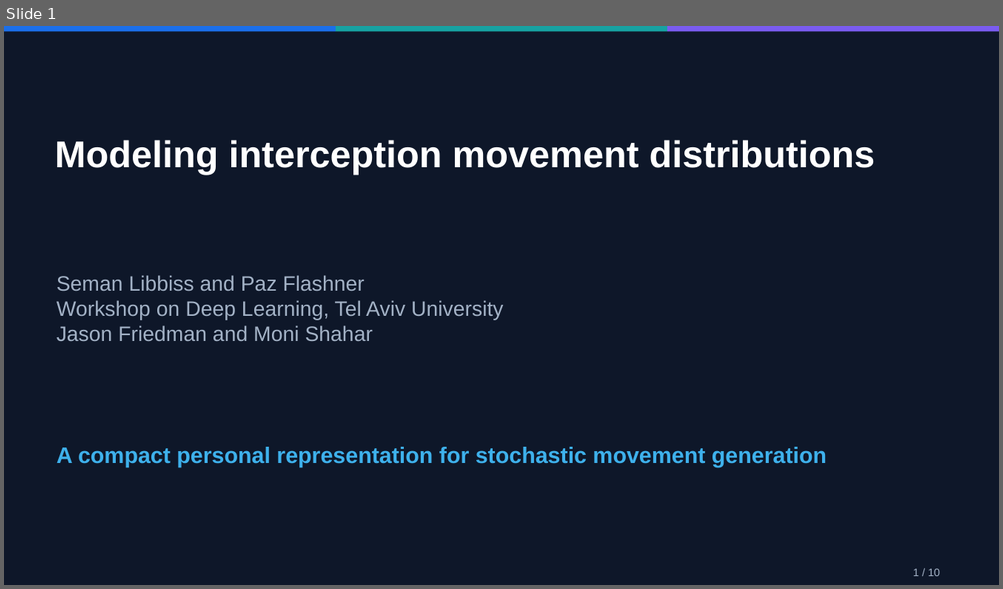
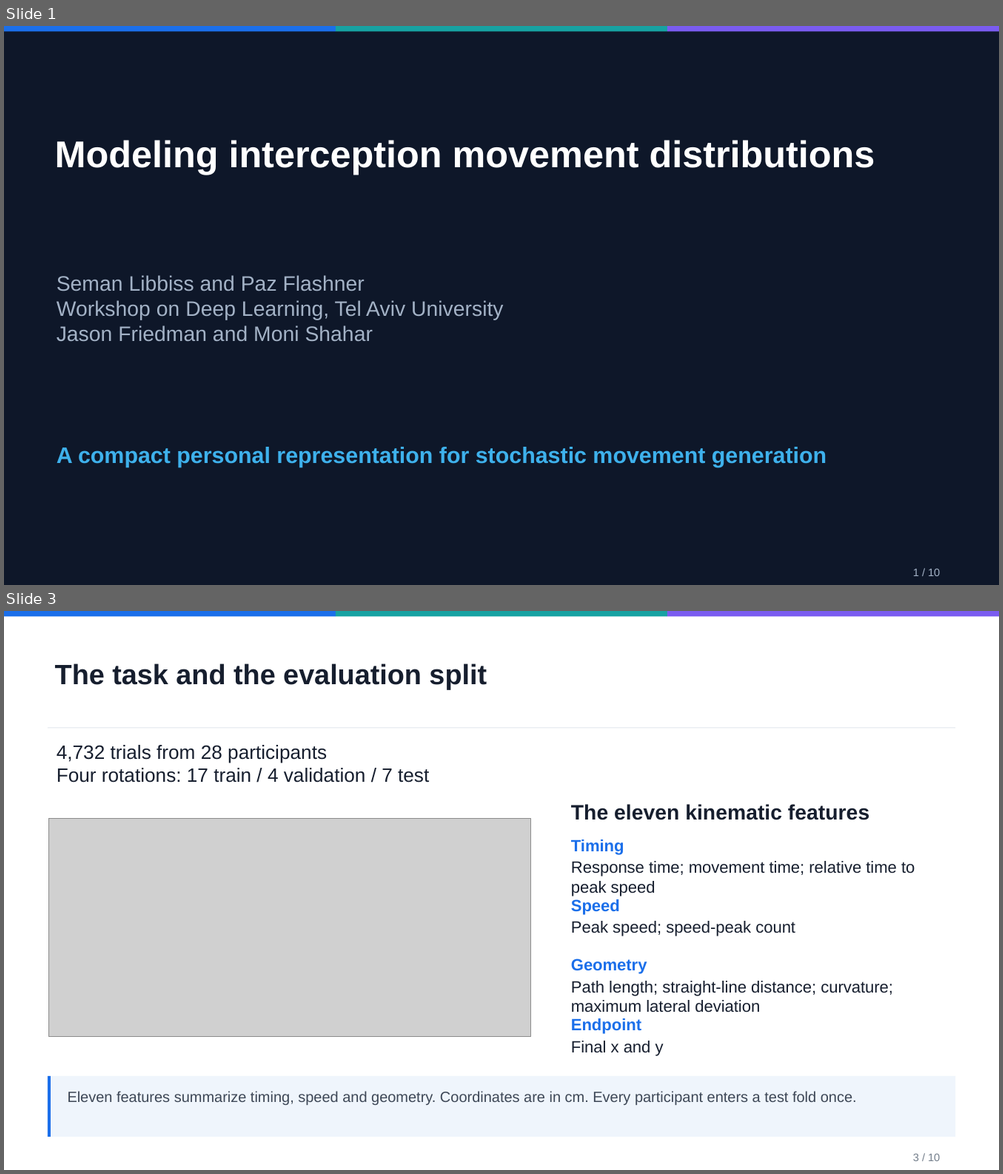
Before and after one commit to pazflashner/interception-movements-dl, a slide deck: production/Interception_Movements_Course_Presentation.pptx. Shown one above the other, each under a label of ours: slide 1 before the commit, slides 1 and 3 after it; the slides between them are not shown. The pictures are 1003x589 and 1003x1174 pixels, drawn with LibreOffice and Linux fonts; fonts in the diff are those of the drawing; grey boxes stand for pictures. Boxes give left, top, right and bottom in pixels: in the first picture for what was removed or moved away, otherwise in the second. Text is boxed around its words. In the diff, an @@ line names an element or a change of style, - is before the commit and + after.

```diff
--- a/production/Interception_Movements_Course_Presentation.pptx
+++ b/production/Interception_Movements_Course_Presentation.pptx
@@ slide 3 added at (4,611,999,1170), background #FFFFFF @@
@@ rectangle added at (4,611,336,616), fill #1B6FEA @@
@@ rectangle added at (336,611,666,616), fill #17A2A2 @@
@@ rectangle added at (667,611,999,616), fill #7A5CF0 @@
@@ text added at (55,664,486,689), 27 pt, text #161E2E, bold @@
+The task and the evaluation split
@@ rectangle added at (47,727,956,728), fill #E1E6EC @@
@@ text added at (57,745,429,783), 18.8 pt, text #161E2E @@
+4,732 trials from 28 participants
+Four rotations: 17 train / 4 validation / 7 test
@@ text added at (571,804,869,820), 20.2 pt, text #161E2E, bold @@
+The eleven kinematic features
@@ picture added at (48,818,531,1037) @@
@@ text added at (571,840,624,855), 15.8 pt, text #1B6FEA, bold @@
+Timing
@@ text added at (571,861,914,915), 15.8 pt, text #161E2E @@
+Response time; movement time; relative time to peak speed
@@ text added at (611,881,655,897), 15.8 pt, text #1B6FEA, bold @@
+Speed
@@ text added at (571,921,795,937), 15.8 pt, text #161E2E @@
+Peak speed; speed-peak count
@@ text added at (571,959,647,974), 15.8 pt, text #1B6FEA, bold @@
+Geometry
@@ text added at (571,981,893,1013), 15.8 pt, text #161E2E @@
+Path length; straight-line distance; curvature; maximum lateral deviation
@@ text added at (571,1019,641,1034), 15.8 pt, text #1B6FEA, bold @@
+Endpoint
@@ text added at (571,1041,663,1056), 15.8 pt, text #161E2E @@
+Final x and y
@@ rectangle added at (47,1076,956,1137), fill #EFF5FC @@
@@ rectangle added at (47,1076,51,1137), fill #1B6FEA @@
@@ text added at (68,1091,856,1105), 14.2 pt, text #3D4756 @@
+Eleven features summarize timing, speed and geometry. Coordinates are in cm. Every participant enters a test fold once.
@@ text added at (913,1154,939,1162), 10.5 pt, text #737E8B @@
+3 / 10
```
Also in this commit, not shown: 6 slides changed, 1 other slide added, 2 slides removed, 15 other files.
